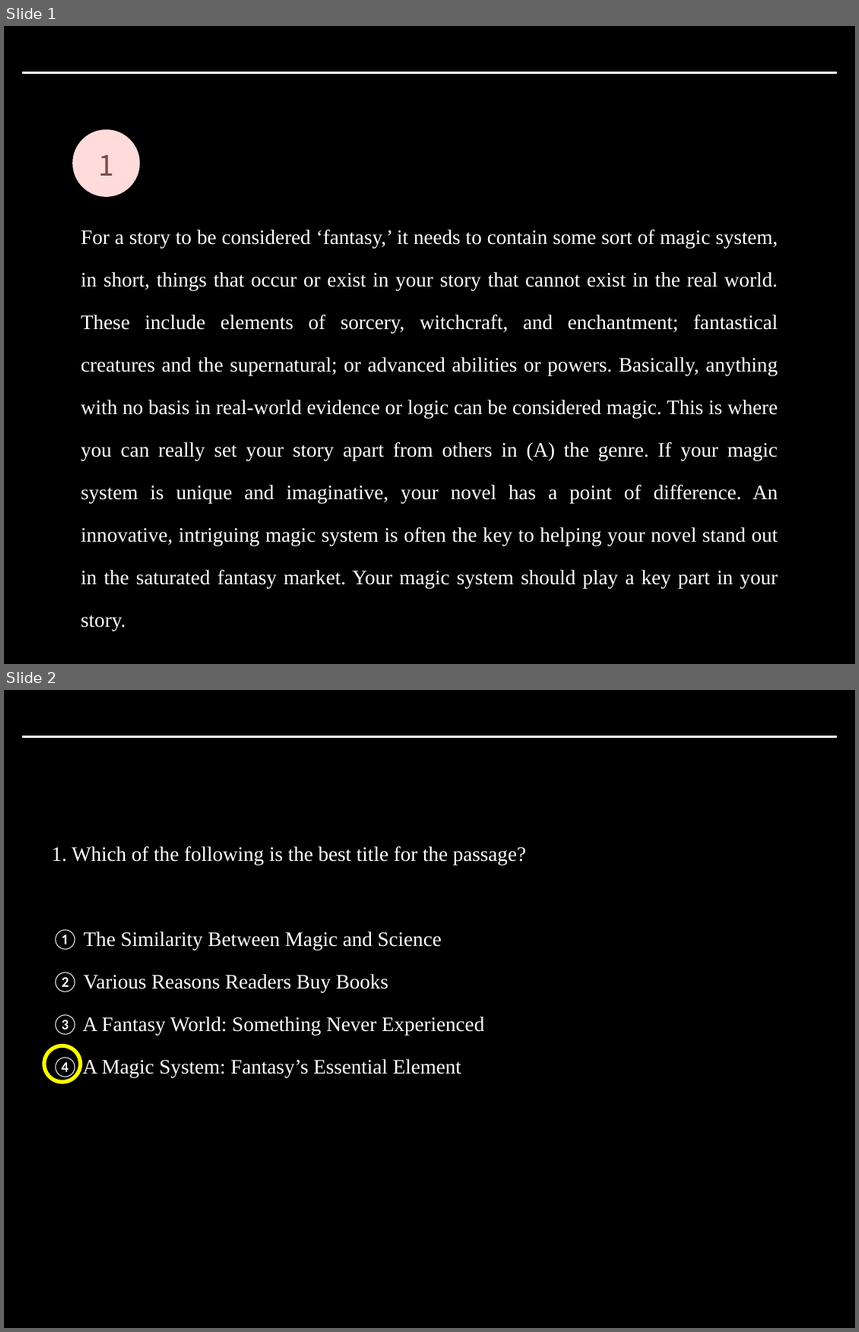
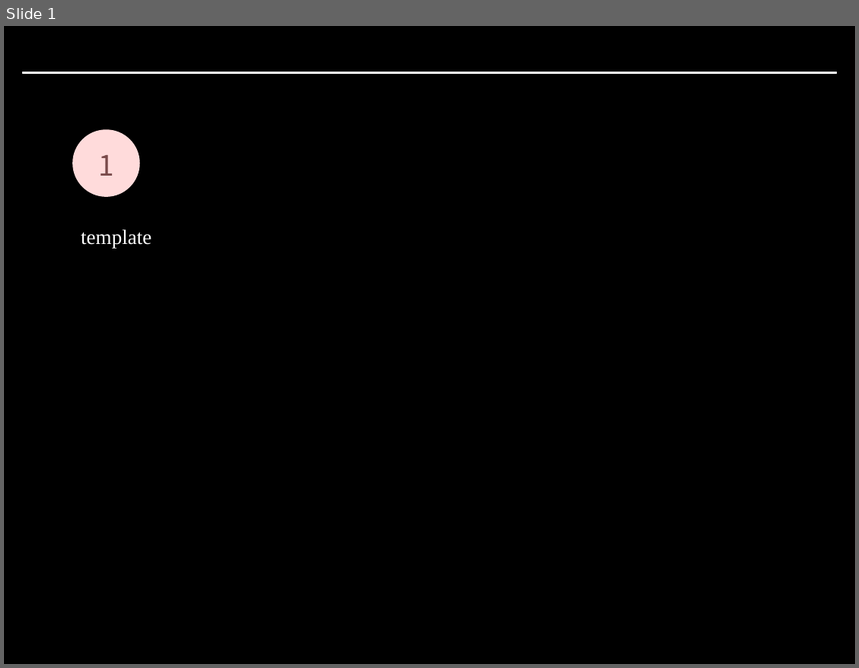
Before and after one commit to howard-kim/book2ppt, a slide deck: backend/template.pptx. Shown one above the other, each under a label of ours: slides 1 and 2 before the commit, slide 1 after it. The pictures are 859x1332 and 859x668 pixels, drawn with LibreOffice and Linux fonts; fonts in the diff are those of the drawing. Boxes give left, top, right and bottom in pixels: in the first picture for what was removed or moved away, otherwise in the second. Text is boxed around its words. In the diff, an @@ line names an element or a change of style, - is before the commit and + after.

```diff
--- a/backend/template.pptx
+++ b/backend/template.pptx
@@ slide 2 removed at bbox=[4, 690, 855, 1328], background #000000; not listed: 1 template element that a slide beside it also shows @@
@@ text removed at bbox=[52, 847, 526, 1079] @@
-1. Which of the following is the best title for the passage?
-① The Similarity Between Magic and Science
-② Various Reasons Readers Buy Books
-③ A Fantasy World: Something Never Experienced
-④ A Magic System: Fantasy’s Essential Element
@@ donut removed at bbox=[44, 1045, 82, 1083] @@
@@ slide 1 changed as well @@
@@ text removed at bbox=[81, 230, 778, 632] @@
-For a story to be considered ‘fantasy,’ it needs to contain some sort of magic system, in short, things that occur or exist in your story that cannot exist in the real world. These include elements of sorcery, witchcraft, and enchantment; fantastical creatures and the supernatural; or advanced abilities or powers. Basically, anything with no basis in real-world evidence or logic can be considered magic. This is where you can really set your story apart from others in (A) the genre. If your magic system is unique and imaginative, your novel has a point of difference. An innovative, intriguing magic system is often the key to helping your novel stand out in the saturated fantasy market. Your magic system should play a key part in your story.
@@ text added at bbox=[81, 230, 151, 249], 30 pt, text #FFFFFF @@
+template
```
Also in this commit, not shown: 2 other slides changed, 2 slides added, 1 other slide removed, 6 other files.
